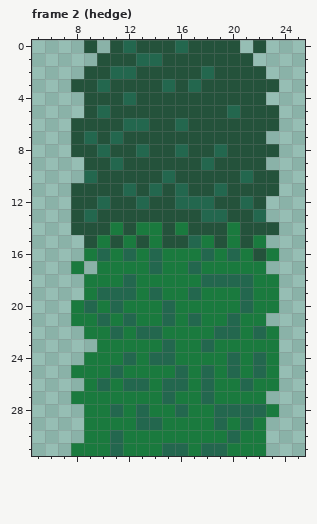
One commit to this pixel-art file: images/tiles/tiles.aseprite. Above: the version before the commit.
32x32 pixels, 4 frames. Shown: frame 2 (hedge): x 5..25, y 0..31.
Once edited:
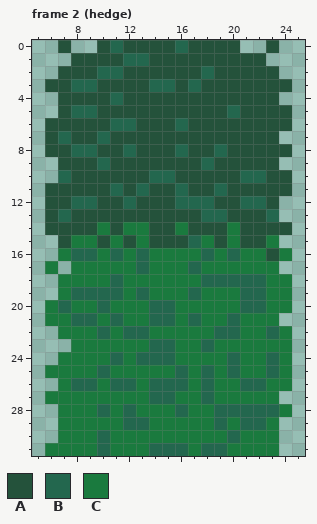
Palette (. is transparent): A #24523b  B #23674e  C #1a7a3e
From old to new:
Changed rows in their new state; - is an unchanged pixel.
Frame 2 (hedge):
first column x 6:
 0 -A-.ABA---------.A-
 1 --AA--B-A-------A--
 2 -AA-B-A----------A-
 3 AABBA---B---------A
 4 -AA--BA----------A-
 5 -ABBA-------------A
 6 AA---B-A----------A
 7 AB-ABA-----------A-
 8 AABBA-BA----------A
 9 -AA-BA-----------A-
10 -BAA----B-------B-A
11 AA---BABA---------A
12 AABBA-BA--------BA-
13 AB-A------------AB-
14 AA--CAC-A---------A
15 -ACCACACA-------AC-
16 -CBBCBCBC-------CAC
17 C--C---BC--------C-
18 -CC--BC---------B-C
19 -CBB--CBC-------B-C
20 CB-CBC--B-------B-C
21 CCBBCBC-B--------C-
22 -CC-BCB-C-------CBC
23 --CC----B---------C
24 -CC--BCB--------CBC
25 CC--BC----------CBC
26 -CBBCB-CB-------B-C
27 CC------B--------C-
28 -CC-BCBC---------BC
29 -CC---B-C-------BC-
30 -CC-BC-----------C-
31 CC--BC--B--------C-
